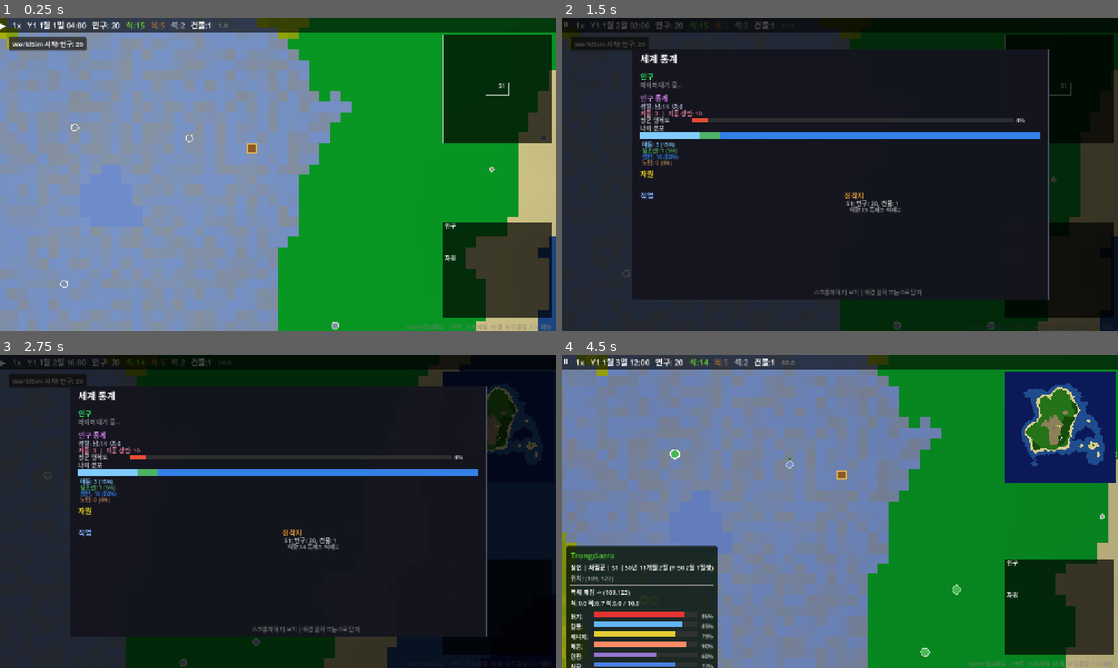
Above: before the commit, frames 1-4 (two rows, left to right).
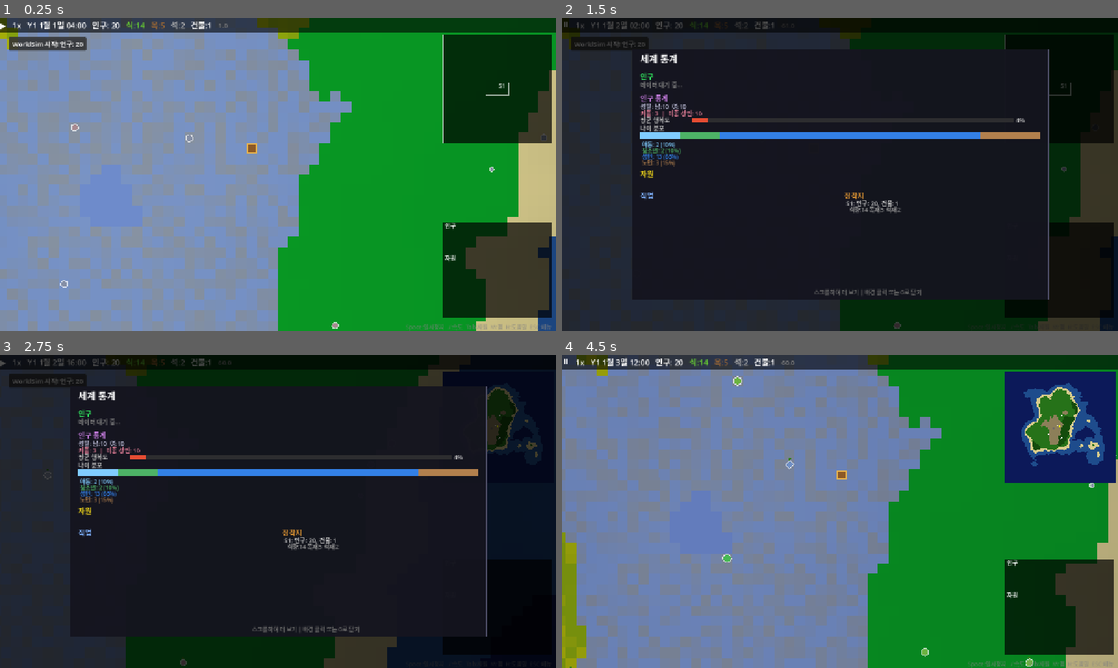
Above: after the commit, the same moments.

Repository: hyunlord/new-world
Game: Godot game, scene res://scenes/main/main.tscn
Same seed, same stepped clock (60 frames per second), same inputs: the game is played once before the commit and once after it.
Inputs (mouse positions are in pixels of both pictures, inside the frame that each line leads up to):
- Up to frame 1 (0.25 s): no input
- Up to frame 2 (1.5 s): tap Enter at 0.5 s; drag from (1056, 89) to (895, 105) at 0.52 s; drag from (1056, 271) to (812, 237) at 1.27 s
- Up to frame 3 (2.75 s): tap Space at 2 s; move the mouse to (278, 511) at 2.02 s; hold D from 2.03 s (still down); tap 0 at 2.1 s; click (278, 511) at 2.17 s
- Up to frame 4 (4.5 s): release D at 2.75 s; drag from (812, 574) to (673, 464) at 2.77 s; tap Enter at 3.5 s; move the mouse to (1006, 558) at 3.52 s; hold A 3.53-4.25 s; tap G at 3.6 s; tap Space at 3.77 s; drag from (673, 464) to (756, 433) at 4.27 s

The runs differ from the first frame. In frame 1, less than 0.1% of the frame differs, in the area x 13-99%, y 1-100%; in frame 2, 0.5%; in frame 3, 0.5%; in frame 4, 11%, in the area x 0-100%, y 6-100%.

Commit message:
feat(body): potential/realized 분리 재설계 — t-B09~t-B12
- body_attributes.gd: 6 float 필드 → potentials/realized Dictionary
  - SEX_DELTA_MALE 상수 추가 (STR/AGI/TOU 남성↑, DR/REC/END 여성↑)
  - CURVE_PARAMS 키 변경: str_val→str, end_val→end
  - generate_potentials(): min(U,U) 분포, frailty ±15%, 성별 delta
  - compute_realized(): potential × age_curve, 매년 재계산
  - compute_all() / _frailty_scale() 제거
- entity_manager.gd: generate_potentials() + compute_realized() 호출
- age_system.gd: compute_realized(potentials, age_y) 연간 재계산
- entity_detail_panel.gd: realized.get("str"/..) 딕셔너리 접근

realized 상위 5% = 0.811, 상위 1% = 0.950 (N=10,000 검증)
Dispatch ratio: 4/4 = 100%

Co-Authored-By: Claude Sonnet 4.6 <noreply@anthropic.com>

Diff:
--- a/scripts/core/body_attributes.gd
+++ b/scripts/core/body_attributes.gd
@@ -4,73 +4,93 @@
 ## 참조: const BodyAttributes = preload("res://scripts/core/body_attributes.gd")
 extends RefCounted
 
-## ── 6축 필드 (0.0 ~ 1.0) ───────────────────────────────
-var str_val: float = 0.5  # Strength (근력)
-var agi: float = 0.5      # Agility (민첩)
-var end_val: float = 0.5  # Endurance (지구력)
-var tou: float = 0.5      # Toughness (강인함)
-var rec: float = 0.5      # Recuperation (회복력)
-var dr: float = 0.5       # Disease Resistance (면역력)
+## 유전적 잠재력 (생성 시 고정, 불변)
+var potentials: Dictionary = {}
+# {"str": float, "agi": float, "end": float, "tou": float, "rec": float, "dr": float}
+
+## 발현 능력 (매년 재계산)
+var realized: Dictionary = {}
+# {"str": float, "agi": float, "end": float, "tou": float, "rec": float, "dr": float}
 
 ## ── 나이 커브 파라미터 ──────────────────────────────────
 ## a50: 성장 50% 도달 나이(세), k: 가파름
 ## t0: 1차 감쇠 시작, r1: 1차 감쇠율
 ## t1: 2차 감쇠 시작, r2: 2차 가속 감쇠율
 const CURVE_PARAMS: Dictionary = {
-	"str_val": { "a50": 16.0, "k": 0.35, "t0": 35.0, "r1": 0.007, "t1": 70.0, "r2": 0.030 },
-	"agi":     { "a50": 14.0, "k": 0.45, "t0": 25.0, "r1": 0.009, "t1": 65.0, "r2": 0.035 },
-	"end_val": { "a50": 15.0, "k": 0.38, "t0": 30.0, "r1": 0.008, "t1": 70.0, "r2": 0.020 },
-	"tou":     { "a50": 17.0, "k": 0.32, "t0": 40.0, "r1": 0.007, "t1": 75.0, "r2": 0.020 },
-	"rec":     { "a50": 12.0, "k": 0.50, "t0": 20.0, "r1": 0.011, "t1": 60.0, "r2": 0.030 },
-	"dr":      { "a50":  6.0, "k": 0.90, "t0": 55.0, "r1": 0.010, "t1": 75.0, "r2": 0.030 },
+	"str": { "a50": 16.0, "k": 0.35, "t0": 35.0, "r1": 0.007, "t1": 70.0, "r2": 0.030 },
+	"agi": { "a50": 14.0, "k": 0.45, "t0": 25.0, "r1": 0.009, "t1": 65.0, "r2": 0.035 },
+	"end": { "a50": 15.0, "k": 0.38, "t0": 30.0, "r1": 0.008, "t1": 70.0, "r2": 0.020 },
+	"tou": { "a50": 17.0, "k": 0.32, "t0": 40.0, "r1": 0.007, "t1": 75.0, "r2": 0.020 },
+	"rec": { "a50": 12.0, "k": 0.50, "t0": 20.0, "r1": 0.011, "t1": 60.0, "r2": 0.030 },
+	"dr":  { "a50":  6.0, "k": 0.90, "t0": 55.0, "r1": 0.010, "t1": 75.0, "r2": 0.030 },
 }
 
-## frailty 개인차 배수
-## frailty=1.0(평균)→1.0, frailty=0.5(허약)→0.85, frailty=2.0(강건)→1.10
-static func _frailty_scale(frailty: float) -> float:
-	return clampf(0.70 + 0.30 * clampf(frailty / 1.0, 0.5, 1.5), 0.85, 1.10)
+## 남성 potential 보정값 (여성 기준 = 0.0). 음수 = 여성이 높은 축.
+const SEX_DELTA_MALE: Dictionary = {
+	"str": +0.12,
+	"agi": +0.03,
+	"end": -0.02,
+	"tou": +0.08,
+	"rec": -0.02,
+	"dr":  -0.07,
+}
 
-## 단일 축 나이 커브 계산 (0.05 ~ 1.0)
+## 단일 축 나이 커브 계산 (0.02 ~ 1.0)
 ## grow(로지스틱) × decl1(초중년 감쇠) × decl2(노년 가속 감쇠)
 static func compute_age_curve(axis: String, age_years: float) -> float:
+	if not CURVE_PARAMS.has(axis):
+		return 0.5
 	var p: Dictionary = CURVE_PARAMS[axis]
 	var grow: float = 1.0 / (1.0 + exp(-p["k"] * (age_years - p["a50"])))
 	var decl1: float = exp(-p["r1"] * maxf(age_years - p["t0"], 0.0))
 	var decl2: float = exp(-p["r2"] * maxf(age_years - p["t1"], 0.0))
-	var raw: float = clampf(grow * decl1 * decl2, 0.05, 1.0)
+	var raw: float = clampf(grow * decl1 * decl2, 0.02, 1.0)
 	if axis == "dr":
 		var maternal_bonus: float = 0.20 * exp(-age_years / 0.5)
-		raw = clampf(raw + maternal_bonus, 0.05, 1.0)
+		return clampf(raw + maternal_bonus, 0.02, 1.0)
 	return raw
 
-## 전 축 계산 — BodyAttributes 인스턴스로 반환
-## frailty: Vaupel(1979) 이질성 배수 [0.5, 2.0]
-## sex_delta: 향후 성별 보정용 (현재 미적용)
-static func compute_all(age_years: float, frailty: float, sex_delta: Dictionary = {}) -> Dictionary:
-	var fs: float = _frailty_scale(frailty)
+## 에이전트 생성 시 1회 호출. min(U,U) 분포로 potential 생성.
+## frailty 반영(±15%) 후 성별 delta 적용, clamp [0.02, 1.0].
+static func generate_potentials(
+	rng: RandomNumberGenerator,
+	is_male: bool,
+	frailty: float
+) -> Dictionary:
 	var result: Dictionary = {}
+	var frailty_offset: float = (frailty - 1.0) * 0.15
 	for axis in CURVE_PARAMS:
-		result[axis] = clampf(compute_age_curve(axis, age_years) * fs, 0.05, 1.0)
+		var r1: float = rng.randf()
+		var r2: float = rng.randf()
+		var base: float = minf(r1, r2)
+		base += frailty_offset
+		if is_male:
+			base += SEX_DELTA_MALE[axis]
+		result[axis] = clampf(base, 0.02, 1.0)
+	return result
+
+## 나이 변화 시 호출. realized = potential × age_curve, clamp [0.02, 1.0].
+static func compute_realized(
+	potentials: Dictionary,
+	age_years: float,
+	modifiers: Dictionary = {}
+) -> Dictionary:
+	var result: Dictionary = {}
+	for axis in potentials:
+		var curve_val: float = compute_age_curve(axis, age_years)
+		result[axis] = clampf(potentials[axis] * curve_val, 0.02, 1.0)
 	return result
 
 ## 직렬화
 func to_dict() -> Dictionary:
 	return {
-		"str_val": str_val,
-		"agi": agi,
-		"end_val": end_val,
-		"tou": tou,
-		"rec": rec,
-		"dr": dr,
+		"potentials": potentials.duplicate(),
+		"realized": realized.duplicate(),
 	}
 
 ## 역직렬화
 static func from_dict(data: Dictionary):
 	var b = load("res://scripts/core/body_attributes.gd").new()
-	b.str_val = data.get("str_val", 0.5)
-	b.agi     = data.get("agi",     0.5)
-	b.end_val = data.get("end_val", 0.5)
-	b.tou     = data.get("tou",     0.5)
-	b.rec     = data.get("rec",     0.5)
-	b.dr      = data.get("dr",      0.5)
+	b.potentials = data.get("potentials", {})
+	b.realized = data.get("realized", {})
 	return b
--- a/scripts/core/entity_manager.gd
+++ b/scripts/core/entity_manager.gd
@@ -86,14 +86,14 @@
 	entity.birth_date = GameCalendarScript.birth_date_from_tick(entity.birth_tick, _rng)
 	# Frailty: N(1.0, 0.15), clamped [0.5, 2.0] (Vaupel frailty model)
 	entity.frailty = clampf(_rng.randfn(1.0, 0.15), 0.5, 2.0)
-	# [Layer 1.5] Body Attributes — age 설정 후 frailty 결정 후 초기화
+	# [Layer 1.5] Body Attributes — potential/realized 분리 구조
 	var _body_age_y: float = GameConfig.get_age_years(entity.age)
+	var _is_male: bool = entity.gender == "male"
 	entity.body = BodyAttributes.new()
-	var _body_vals: Dictionary = BodyAttributes.compute_all(_body_age_y, entity.frailty)
-	for _baxis in _body_vals:
-		entity.body.set(_baxis, _body_vals[_baxis])
-	entity.speed = entity.body.agi * GameConfig.BODY_SPEED_SCALE + GameConfig.BODY_SPEED_BASE
-	entity.strength = entity.body.str_val
+	entity.body.potentials = BodyAttributes.generate_potentials(_rng, _is_male, entity.frailty)
+	entity.body.realized = BodyAttributes.compute_realized(entity.body.potentials, _body_age_y)
+	entity.speed = entity.body.realized["agi"] * GameConfig.BODY_SPEED_SCALE + GameConfig.BODY_SPEED_BASE
+	entity.strength = entity.body.realized["str"]
 	_entities[entity.id] = entity
 	_world_data.register_entity(pos, entity.id)
 	chunk_index.add_entity(entity.id, pos)
--- a/scripts/systems/age_system.gd
+++ b/scripts/systems/age_system.gd
@@ -38,15 +38,18 @@
 			if entity.age > 0 and entity.age % GameConfig.TICKS_PER_YEAR < tick_interval:
 				var age_years: int = int(entity.age / GameConfig.TICKS_PER_YEAR)
 				_personality_maturation.apply_maturation(entity.personality, age_years)
-		# [Layer 1.5] 연간 body 재계산 [Gurven et al. 2008]
+		# [Layer 1.5] 연간 body realized 재계산 [Gurven et al. 2008]
+		# potential은 불변 — 재계산 안 함
 		if entity.age > 0 and entity.age % GameConfig.TICKS_PER_YEAR < tick_interval:
 			if entity.body != null:
 				var body_age_y: float = GameConfig.get_age_years(entity.age)
-				var new_body_vals: Dictionary = BodyAttributes.compute_all(body_age_y, entity.frailty)
-				for body_axis in new_body_vals:
-					var old_bval: float = entity.body.get(body_axis)
-					var new_bval: float = new_body_vals[body_axis]
-					entity.body.set(body_axis, new_bval)
+				var new_realized: Dictionary = BodyAttributes.compute_realized(
+					entity.body.potentials, body_age_y
+				)
+				for body_axis in new_realized:
+					var old_bval: float = entity.body.realized.get(body_axis, 0.0)
+					var new_bval: float = new_realized[body_axis]
+					entity.body.realized[body_axis] = new_bval
 					if absf(new_bval - old_bval) >= 0.02:
 						emit_event("body_attribute_changed", {
 							"entity_id": entity.id,
@@ -55,8 +58,8 @@
 							"new_val": new_bval,
 							"age_years": body_age_y,
 						})
-				entity.speed = entity.body.agi * GameConfig.BODY_SPEED_SCALE + GameConfig.BODY_SPEED_BASE
-				entity.strength = entity.body.str_val
+				entity.speed = entity.body.realized["agi"] * GameConfig.BODY_SPEED_SCALE + GameConfig.BODY_SPEED_BASE
+				entity.strength = entity.body.realized["str"]
 
 
 func _on_stage_changed(entity: RefCounted, old_stage: String, new_stage: String, tick: int) -> void:
--- a/scripts/ui/entity_detail_panel.gd
+++ b/scripts/ui/entity_detail_panel.gd
@@ -1276,13 +1276,13 @@
 	# ── Body Attributes ──
 	cy = _draw_section_header(font, cx, cy, Locale.ltr("UI_BODY_SECTION"), "body")
 	if not _section_collapsed.get("body", false):
-		if entity.body != null:
-			cy = _draw_bar(font, cx + 10, cy, bar_w, Locale.ltr("UI_BODY_STR"), entity.body.str_val, Color(0.90, 0.40, 0.35))
-			cy = _draw_bar(font, cx + 10, cy, bar_w, Locale.ltr("UI_BODY_AGI"), entity.body.agi,     Color(0.35, 0.80, 0.55))
-			cy = _draw_bar(font, cx + 10, cy, bar_w, Locale.ltr("UI_BODY_END"), entity.body.end_val, Color(0.40, 0.65, 0.90))
-			cy = _draw_bar(font, cx + 10, cy, bar_w, Locale.ltr("UI_BODY_TOU"), entity.body.tou,     Color(0.80, 0.60, 0.30))
-			cy = _draw_bar(font, cx + 10, cy, bar_w, Locale.ltr("UI_BODY_REC"), entity.body.rec,     Color(0.70, 0.45, 0.85))
-			cy = _draw_bar(font, cx + 10, cy, bar_w, Locale.ltr("UI_BODY_DR"),  entity.body.dr,      Color(0.40, 0.80, 0.75))
+		if entity.body != null and not entity.body.realized.is_empty():
+			cy = _draw_bar(font, cx + 10, cy, bar_w, Locale.ltr("UI_BODY_STR"), entity.body.realized.get("str", 0.0), Color(0.90, 0.40, 0.35))
+			cy = _draw_bar(font, cx + 10, cy, bar_w, Locale.ltr("UI_BODY_AGI"), entity.body.realized.get("agi", 0.0), Color(0.35, 0.80, 0.55))
+			cy = _draw_bar(font, cx + 10, cy, bar_w, Locale.ltr("UI_BODY_END"), entity.body.realized.get("end", 0.0), Color(0.40, 0.65, 0.90))
+			cy = _draw_bar(font, cx + 10, cy, bar_w, Locale.ltr("UI_BODY_TOU"), entity.body.realized.get("tou", 0.0), Color(0.80, 0.60, 0.30))
+			cy = _draw_bar(font, cx + 10, cy, bar_w, Locale.ltr("UI_BODY_REC"), entity.body.realized.get("rec", 0.0), Color(0.70, 0.45, 0.85))
+			cy = _draw_bar(font, cx + 10, cy, bar_w, Locale.ltr("UI_BODY_DR"),  entity.body.realized.get("dr",  0.0), Color(0.40, 0.80, 0.75))
 		cy += 4.0
 
 	# ── Action History (alive only) ──
Not shown, changed: PROGRESS.md
